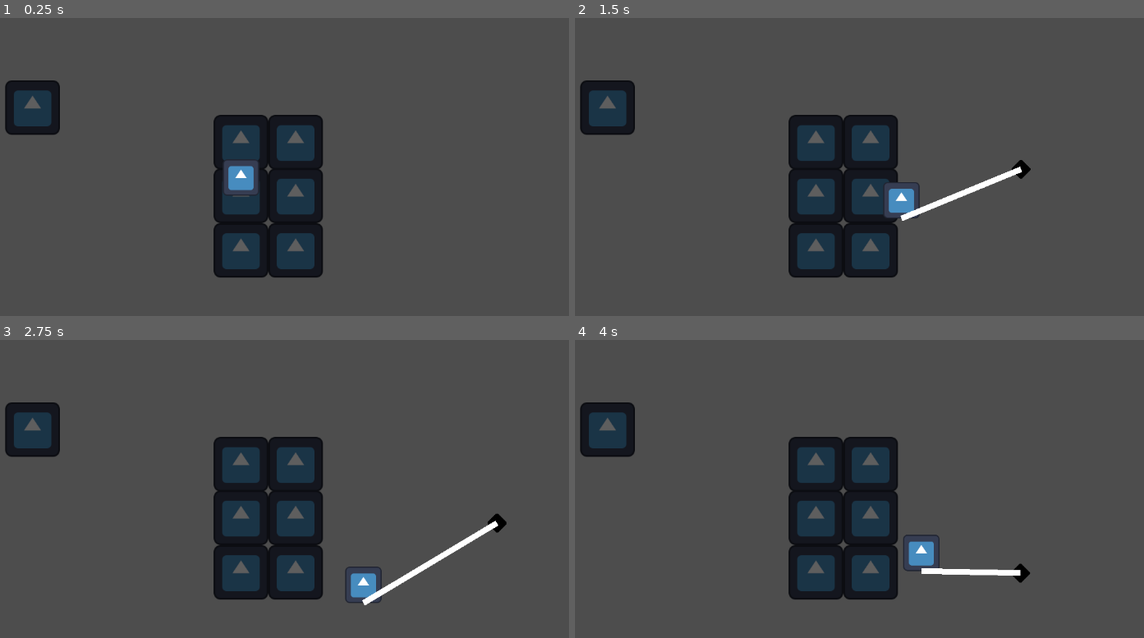
Above: before the commit, frames 1-4 (two rows, left to right).
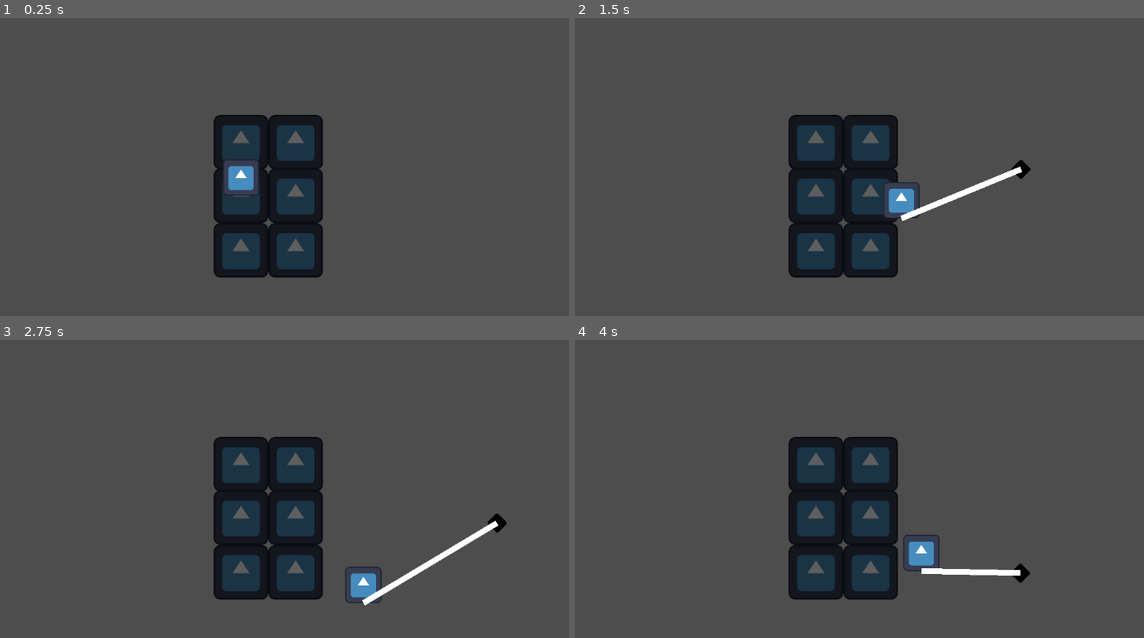
Above: after the commit, the same moments.

Repository: Sciman101/BonusJam
Game: Godot game, scene res://game.tscn
Two runs of this game, one before a commit and one after it. Both use one fixed random seed, a clock stepped at 60 frames per second and the inputs below. The engine's default icon, where the game draws it, is replaced by a stand-in: a white triangle on a blue panel in a dark square.
Inputs (mouse positions are in pixels of both pictures, inside the frame that each line leads up to):
- Up to frame 1 (0.25 s): no input
- Up to frame 2 (1.5 s): tap Enter at 0.5 s; move the mouse to (961, 175) at 0.52 s; hold D (right) 0.53-1.28 s; click (961, 175) at 0.6 s; move the mouse to (683, 214) at 1.27 s; hold S (down) from 1.28 s (still down); click (683, 214) at 1.35 s
- Up to frame 3 (2.75 s): move the mouse to (307, 435) at 2.02 s; release S (down) at 2.03 s; hold D (right) from 2.03 s (still down); click (307, 435) at 2.1 s
- Up to frame 4 (4 s): move the mouse to (785, 590) at 2.77 s; release D (right) at 2.78 s; hold W (up) 2.78-3.53 s; click (785, 590) at 2.85 s; move the mouse to (1013, 572) at 3.52 s; hold A (left) from 3.53 s (still down); click (1013, 572) at 3.6 s

The runs differ from the first frame. In frame 1, 1.7% of the frame differs, in the area x 0-11%, y 20-40%; in frame 2, 1.7%; in frame 3, 1.7%; in frame 4, 1.7%.

Commit message:
Added spawner logic and made floating tiles spawn

Diff:
--- a/FloatingTile.gd
+++ /dev/null
@@ -1 +0,0 @@
-extends Area2D
--- /dev/null
+++ b/floating_tile.tscn
@@ -0,0 +1,19 @@
+[gd_scene load_steps=4 format=3 uid="uid://c26uye56t8mrw"]
+
+[ext_resource type="Script" path="res://scripts/FloatingTile.gd" id="1_1pfps"]
+[ext_resource type="Texture2D" uid="uid://c6uve4cmsn6vd" path="res://icon.svg" id="2_qcik1"]
+
+[sub_resource type="RectangleShape2D" id="RectangleShape2D_srqxn"]
+size = Vector2(96, 96)
+
+[node name="FloatingTile" type="Area2D" groups=["Harpoonable", "Tile"]]
+script = ExtResource("1_1pfps")
+
+[node name="Sprite2D" type="Sprite2D" parent="."]
+modulate = Color(0.368627, 0.368627, 0.368627, 1)
+scale = Vector2(0.75, 0.75)
+texture = ExtResource("2_qcik1")
+
+[node name="CollisionShape2D" type="CollisionShape2D" parent="."]
+visible = false
+shape = SubResource("RectangleShape2D_srqxn")
--- a/game.tscn
+++ b/game.tscn
@@ -1,9 +1,10 @@
-[gd_scene load_steps=8 format=3 uid="uid://bcvs547m8eq2j"]
+[gd_scene load_steps=9 format=3 uid="uid://bcvs547m8eq2j"]
 
 [ext_resource type="Texture2D" uid="uid://c6uve4cmsn6vd" path="res://icon.svg" id="1_bbo8f"]
-[ext_resource type="Script" path="res://Player.gd" id="2_ffstu"]
-[ext_resource type="Script" path="res://HarpoonProjectile.gd" id="3_5jp4s"]
-[ext_resource type="Script" path="res://FloatingTile.gd" id="4_3qvo3"]
+[ext_resource type="Script" path="res://scripts/Spawner.gd" id="1_gt6jn"]
+[ext_resource type="Script" path="res://scripts/Player.gd" id="2_ffstu"]
+[ext_resource type="Script" path="res://scripts/SpawnRule.gd" id="2_ggbvi"]
+[ext_resource type="Script" path="res://scripts/HarpoonProjectile.gd" id="3_5jp4s"]
 
 [sub_resource type="RectangleShape2D" id="RectangleShape2D_srqxn"]
 size = Vector2(96, 96)
@@ -15,6 +16,16 @@
 radius = 14.0
 
 [node name="Game" type="Node2D"]
+
+[node name="Spawner" type="Node" parent="."]
+script = ExtResource("1_gt6jn")
+
+[node name="SpawnTile" type="Node" parent="Spawner"]
+script = ExtResource("2_ggbvi")
+scene_path = "res://floating_tile.tscn"
+spawn_after_time = 5.0
+spawn_minimum_wait = 2.0
+spawn_maximum_wait = 10.0
 
 [node name="Raft" type="Node2D" parent="."]
 
@@ -124,17 +135,4 @@
 [node name="Rope" type="Line2D" parent="HarpoonProjectile"]
 points = PackedVector2Array(0, 0, 0, 0)
 
-[node name="FloatingTile" type="Area2D" parent="." groups=["Harpoonable", "Tile"]]
-position = Vector2(-366, -155)
-script = ExtResource("4_3qvo3")
-
-[node name="Sprite2D" type="Sprite2D" parent="FloatingTile"]
-modulate = Color(0.368627, 0.368627, 0.368627, 1)
-scale = Vector2(0.75, 0.75)
-texture = ExtResource("1_bbo8f")
-
-[node name="CollisionShape2D" type="CollisionShape2D" parent="FloatingTile"]
-visible = false
-shape = SubResource("RectangleShape2D_srqxn")
-
 [connection signal="area_entered" from="HarpoonProjectile" to="HarpoonProjectile" method="_on_area_entered"]
--- /dev/null
+++ b/scripts/FloatingTile.gd
@@ -0,0 +1,12 @@
+extends Area2D
+
+func _ready():
+	position = Vector2(randi_range(-500, 500), -500)
+
+func _process(delta):
+	if is_in_group("Harpoonable"):
+		position.y += delta * 100
+		if position.y > 600:
+			queue_free()
+	else:
+		set_process(false)
--- /dev/null
+++ b/scripts/SpawnRule.gd
@@ -0,0 +1,15 @@
+extends Node
+
+# Path to the scene to spawn
+@export_file("*.tscn") var scene_path : String
+# This thing will only spawn after this many seconds have passed in the current round
+@export var spawn_after_time : float
+# After spawn_after_time has passed, a random value between these two will be chosen
+# and a scene will be spawned after that
+@export var spawn_minimum_wait : float
+@export var spawn_maximum_wait : float
+
+var scene_to_spawn
+
+func _ready():
+	scene_to_spawn = load(scene_path)
--- /dev/null
+++ b/scripts/Spawner.gd
@@ -0,0 +1,35 @@
+extends Node
+
+var inactive_rules = []
+var active_rules = []
+
+var countdowns = {}
+
+# How long has the round lasted?
+var elapsed_time : float = 0.0
+
+func _ready():
+	# Get all child spawn rules
+	inactive_rules = get_children()
+
+func _process(delta):
+	elapsed_time += delta
+	for rule in inactive_rules:
+		if rule.spawn_after_time <= elapsed_time:
+			active_rules.append(rule)
+			inactive_rules.erase(rule)
+
+			countdowns[rule] = get_spawn_delay(rule)
+
+	for rule in active_rules:
+		countdowns[rule] -= delta
+		if countdowns[rule] <= 0:
+			trigger_rule(rule)
+
+func get_spawn_delay(rule):
+	return randf_range(rule.spawn_minimum_wait, rule.spawn_maximum_wait)
+
+func trigger_rule(rule):
+	countdowns[rule] = get_spawn_delay(rule)
+	var instance = rule.scene_to_spawn.instantiate()
+	get_parent().add_child(instance)
Renamed: HarpoonProjectile.gd -> scripts/HarpoonProjectile.gd
Renamed: Player.gd -> scripts/Player.gd
